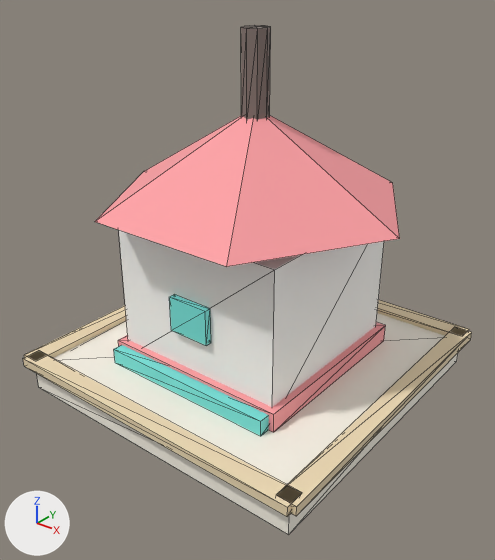
The glTF model public/models/city.chaos_house.glb: old version first, new version second.
Before and after are seen from a 50 mm lens placed at (2.39, -3.06, 2.58), pointed at (0.06, -0.15, 0.78). Lighting does not change. The marker at lower left points along +X, +Y and +Z. The first picture is the older version. Mesh edges are drawn as thin lines.

Names of what the first picture shows: 'city.chaos_house'.
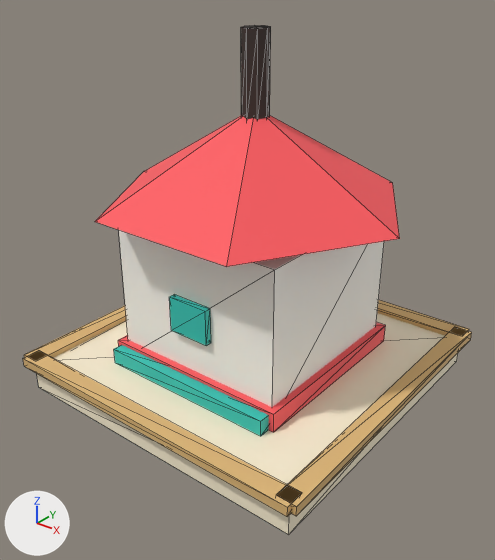
What changed in the scene script:
```text
Change mat_ringedge:
    mat_ringedge.base_color: (0.878, 0.722, 0.471) -> (0.745, 0.479, 0.188)  # beige #f1ddb7 -> beige #e0b878
Change mat_accentprimary:
    mat_accentprimary.base_color: (1.0, 0.353, 0.373) -> (1.0, 0.102, 0.114)  # pink #ffa0a4 -> red #ff5a5f
Change mat_accentcool:
    mat_accentcool.base_color: (0.18, 0.769, 0.714) -> (0.0273, 0.552, 0.468)  # cyan #76e3dc -> cyan #2ec4b6
Change mat_uitext:
    mat_uitext.base_color: (0.227, 0.184, 0.165) -> (0.0423, 0.0284, 0.0232)  # grey #837771 -> brown #3a2f2a
```

What differs and where, as boxes (x1, y1, x2, y2) in the pictures (495 x 560 px):
'city.chaos_house', recoloured: (23, 25, 472, 535) in both
